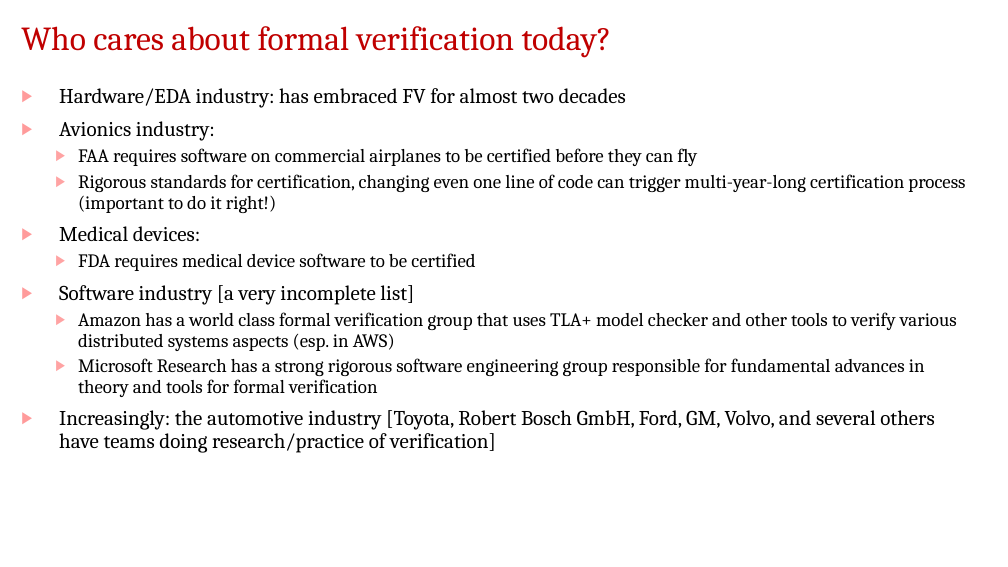
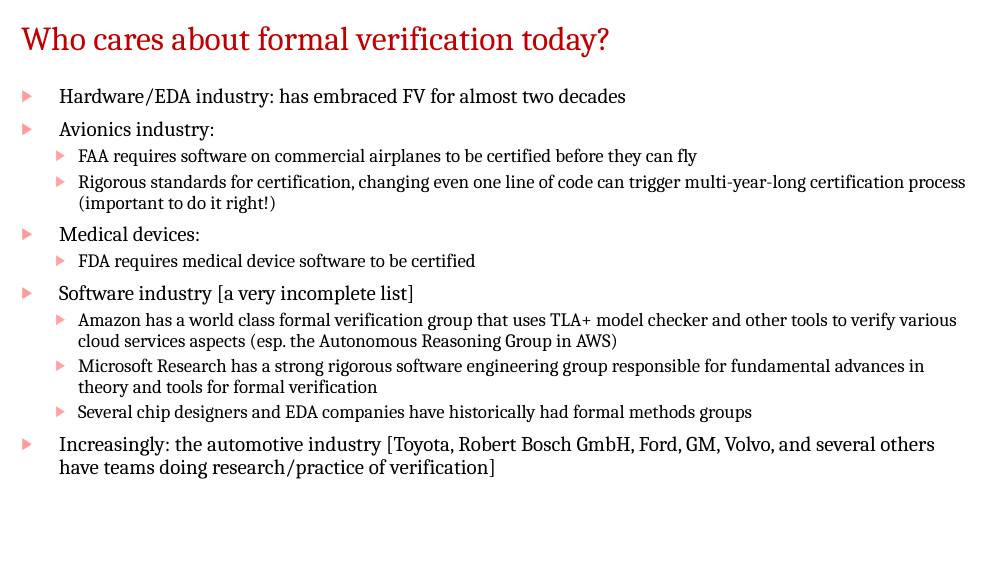
Before and after one commit to jdeshmukh/jdeshmukh.github.io, a slide deck: slide 14 of teaching/fvTheorySlides/Course-Intro.pptx. Drawn at 1008x567 pixels with LibreOffice and Linux fonts; fonts in the diff are those of the drawing; background and template pictures are left out. Boxes give left, top, right and bottom in pixels: in the first picture for what was removed or moved away, otherwise in the second. Text is boxed around its words. In the diff, an @@ line names an element or a change of style, - is before the commit and + after.

```diff
--- a/teaching/fvTheorySlides/Course-Intro.pptx
+++ b/teaching/fvTheorySlides/Course-Intro.pptx
@@ text at (78,312,957,351): text changed @@
-  ▶ Amazon has a world class formal verification group that uses TLA+ model checker and other tools to verify various distributed systems aspects (esp. in AWS)
+  ▶ Amazon has a world class formal verification group that uses TLA+ model checker and other tools to verify various cloud services aspects (esp. the Autonomous Reasoning Group in AWS)
@@ text at (78,404,752,422): paragraph added @@
+  ▶ Several chip designers and EDA companies have historically had formal methods groups
```
Also in this commit, not shown: 9 other slides changed, 1 slide added, 3 other files.
